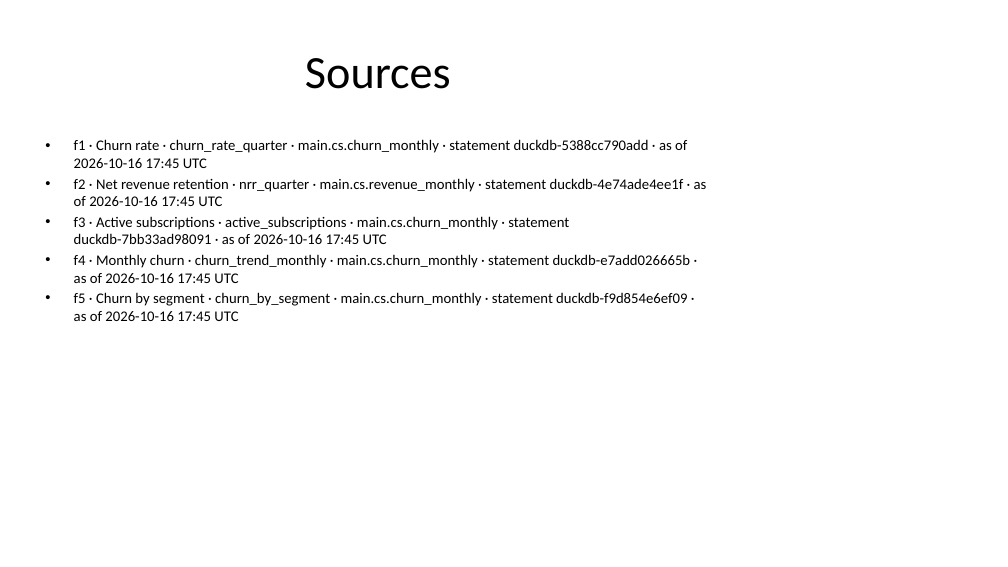
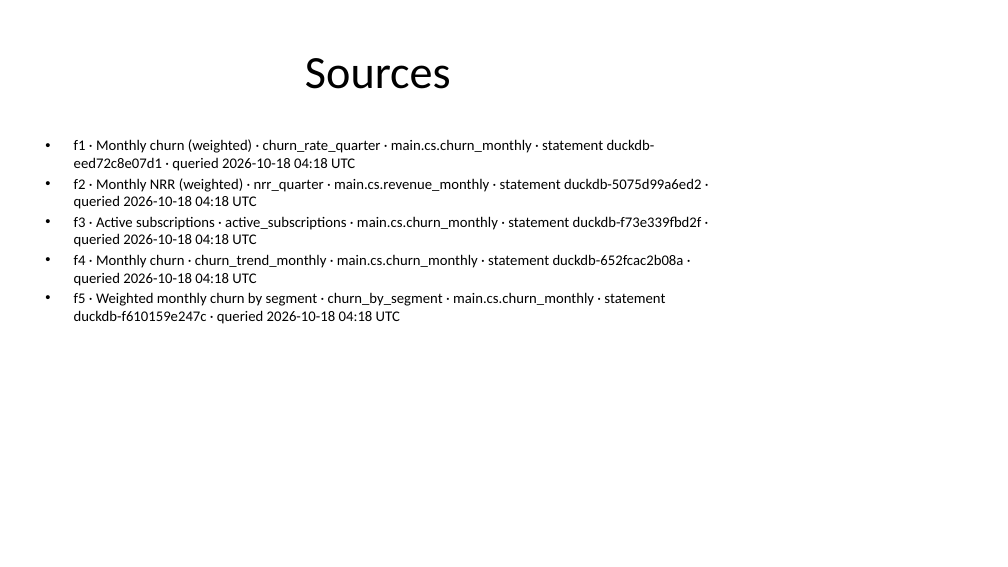
Before and after one commit to santoshshinde2012/deck-smith-local, a slide deck: slide 5 of docs/examples/sample-deck.pptx. Drawn at 1008x567 pixels with LibreOffice and Linux fonts; fonts in the diff are those of the drawing. Boxes give left, top, right and bottom in pixels: in the first picture for what was removed or moved away, otherwise in the second. Text is boxed around its words. In the diff, an @@ line names an element or a change of style, - is before the commit and + after.

```diff
--- a/docs/examples/sample-deck.pptx
+++ b/docs/examples/sample-deck.pptx
@@ text at (74, 139, 702, 324): text changed @@
-• f1 · Churn rate · churn_rate_quarter · main.cs.churn_monthly · statement duckdb-5388cc790add · as of 2026-10-16 17:45 UTC
-• f2 · Net revenue retention · nrr_quarter · main.cs.revenue_monthly · statement duckdb-4e74ade4ee1f · as of 2026-10-16 17:45 UTC
-• f3 · Active subscriptions · active_subscriptions · main.cs.churn_monthly · statement duckdb-7bb33ad98091 · as of 2026-10-16 17:45 UTC
-• f4 · Monthly churn · churn_trend_monthly · main.cs.churn_monthly · statement duckdb-e7add026665b · as of 2026-10-16 17:45 UTC
-• f5 · Churn by segment · churn_by_segment · main.cs.churn_monthly · statement duckdb-f9d854e6ef09 · as of 2026-10-16 17:45 UTC
+• f1 · Monthly churn (weighted) · churn_rate_quarter · main.cs.churn_monthly · statement duckdb-eed72c8e07d1 · queried 2026-10-18 04:18 UTC
+• f2 · Monthly NRR (weighted) · nrr_quarter · main.cs.revenue_monthly · statement duckdb-5075d99a6ed2 · queried 2026-10-18 04:18 UTC
+• f3 · Active subscriptions · active_subscriptions · main.cs.churn_monthly · statement duckdb-f73e339fbd2f · queried 2026-10-18 04:18 UTC
+• f4 · Monthly churn · churn_trend_monthly · main.cs.churn_monthly · statement duckdb-652fcac2b08a · queried 2026-10-18 04:18 UTC
+• f5 · Weighted monthly churn by segment · churn_by_segment · main.cs.churn_monthly · statement duckdb-f610159e247c · queried 2026-10-18 04:18 UTC
```
Also in this commit, not shown: 2 other slides changed, 2 other files.
